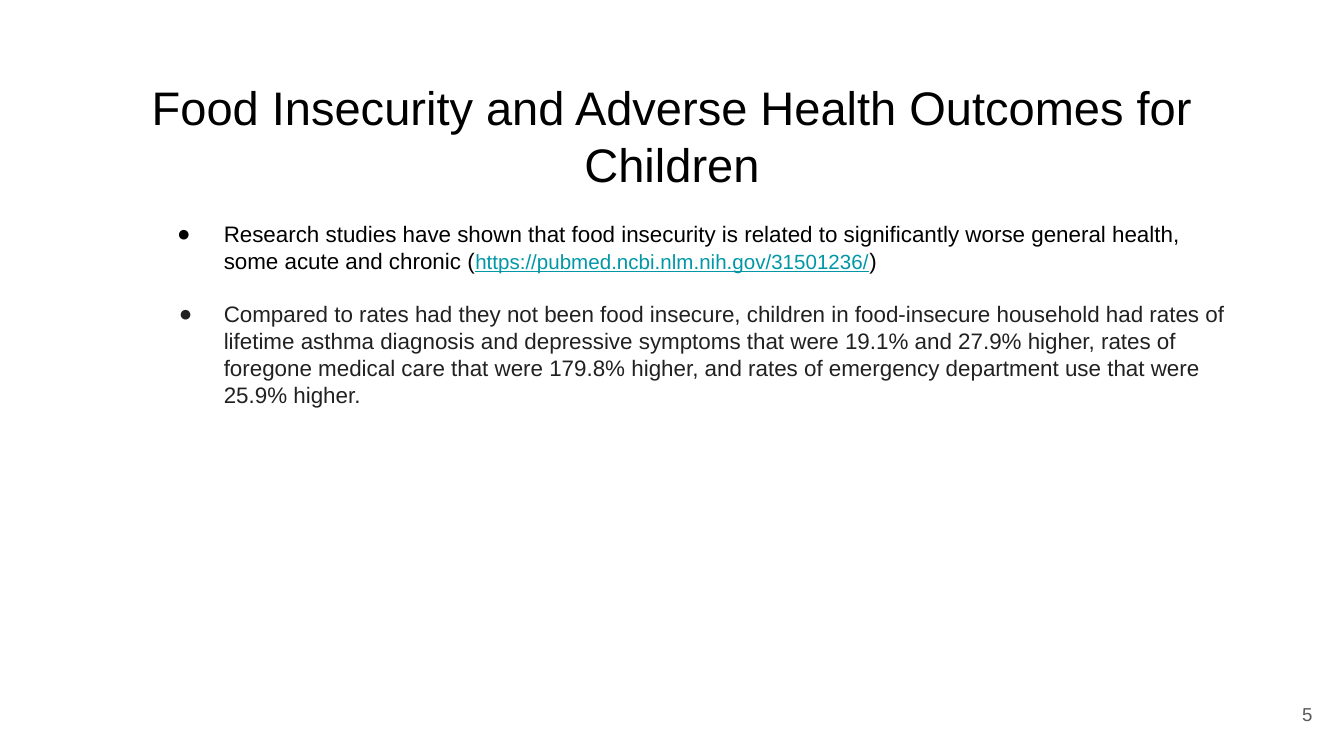
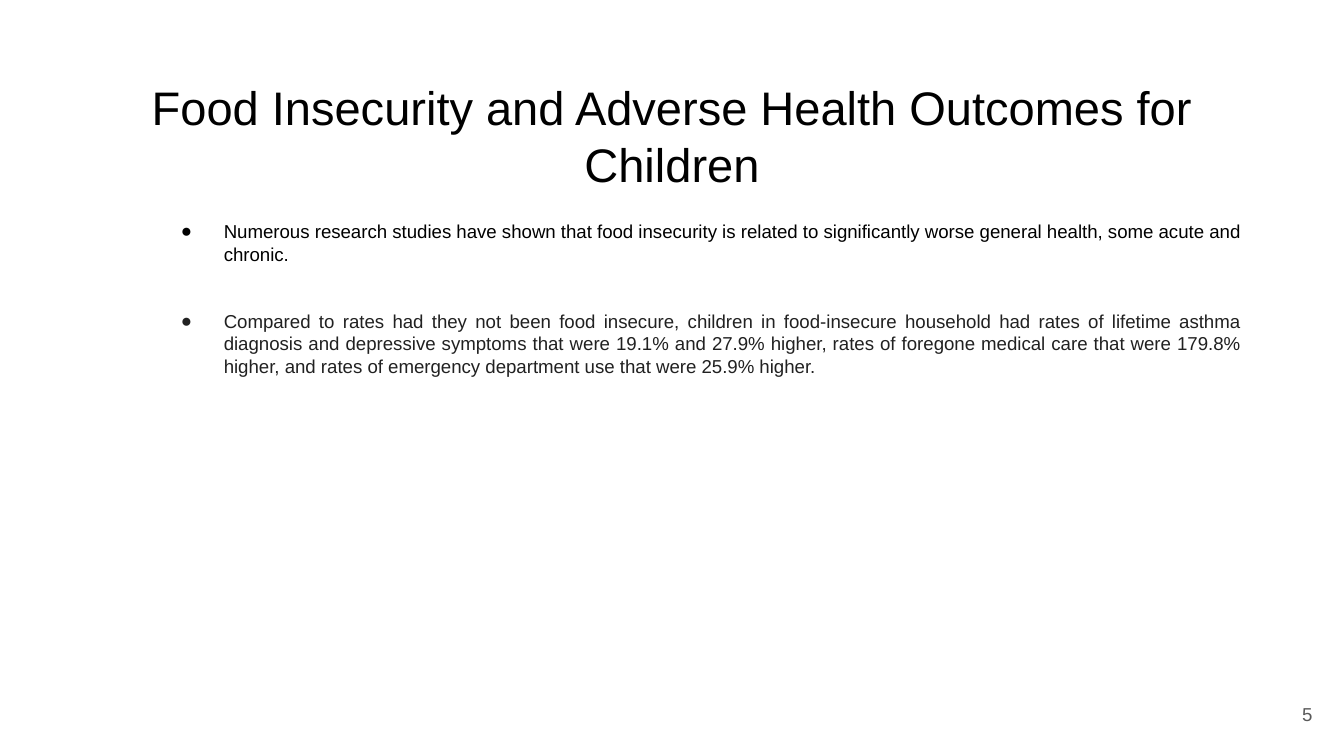
Before and after one commit to himalayahall/DATA608, a slide deck: slide 5 of Story 6/Food Security.pptx. Drawn at 1344x756 pixels with LibreOffice and Linux fonts; fonts in the diff are those of the drawing. Boxes give left, top, right and bottom in pixels: in the first picture for what was removed or moved away, otherwise in the second. Text is boxed around its words. In the diff, an @@ line names an element or a change of style, - is before the commit and + after.

```diff
--- a/Story 6/Food Security.pptx
+++ b/Story 6/Food Security.pptx
@@ text at box(224, 224, 1240, 262): text changed; size 12 to 10 pt @@
-● Research studies have shown that food insecurity is related to significantly worse general health, some acute and chronic (https://pubmed.ncbi.nlm.nih.gov/31501236/)
+● Numerous research studies have shown that food insecurity is related to significantly worse general health, some acute and chronic.
@@ text at box(224, 314, 1240, 377): size 12 to 10 pt in "Compared to rates had they not been ..."; alignment left to justified; indent changed @@
```
Also in this commit, not shown: 4 other slides changed, 1 slide removed, 1 other file.
